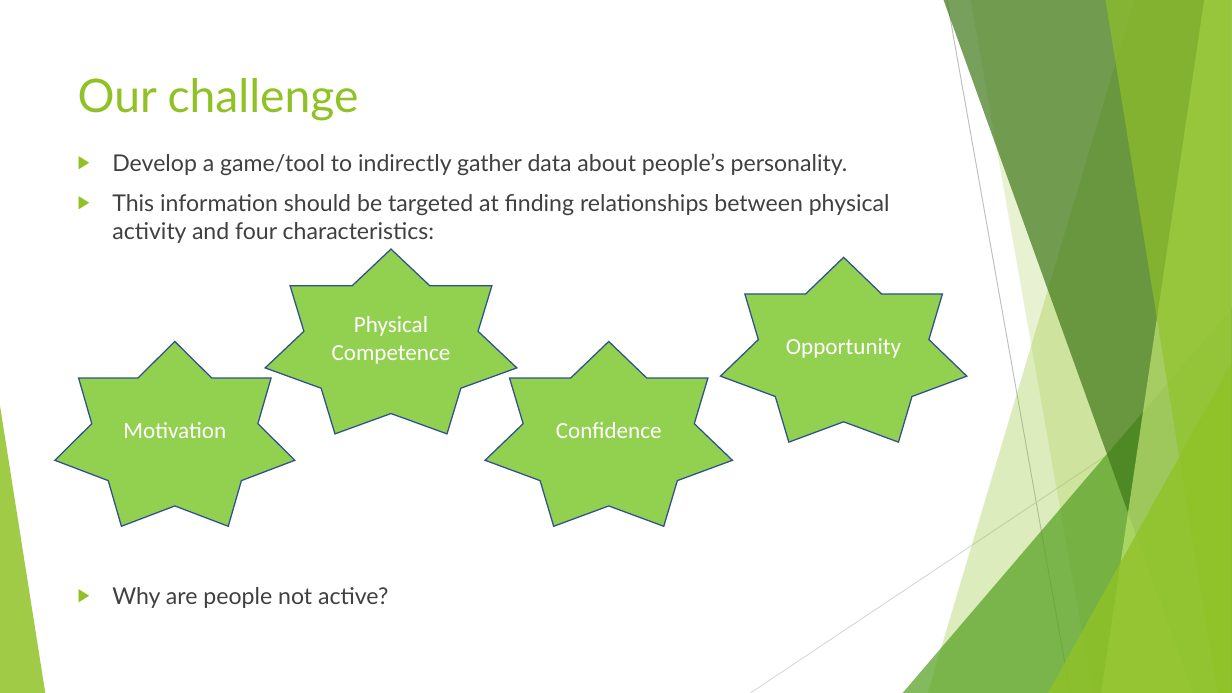
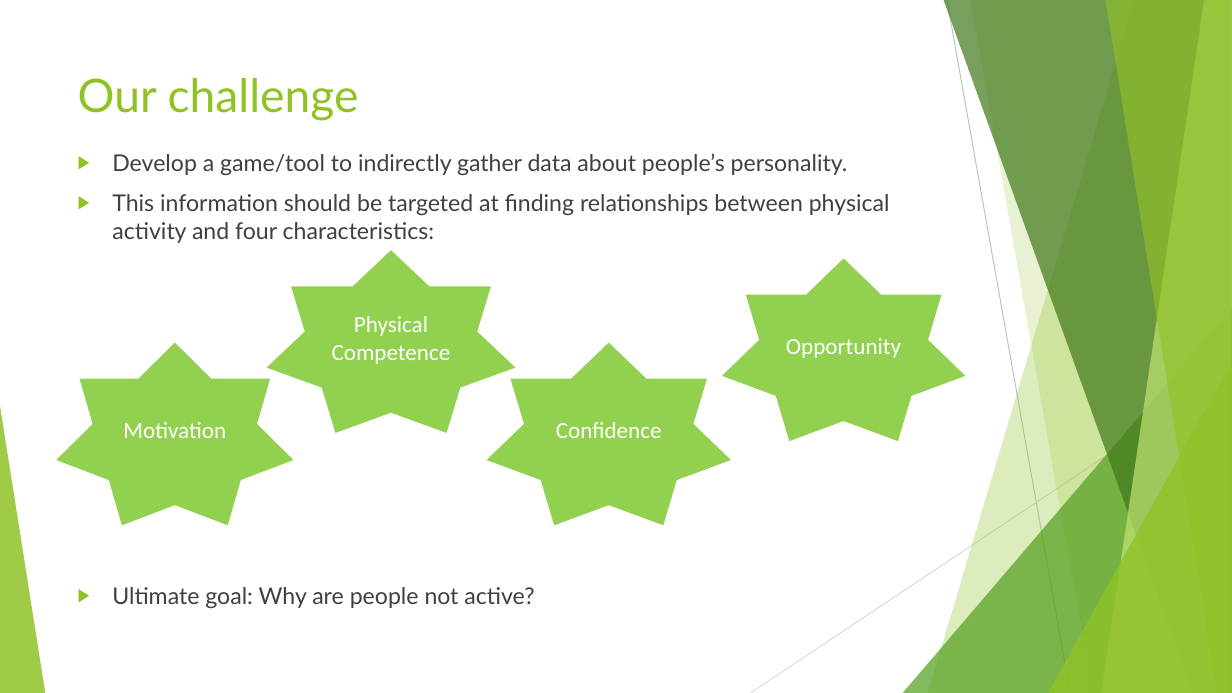
Before and after one commit to Glasgow19/team-12, a slide deck: slide 2 of The Choice.odp. Drawn at 1232x693 pixels with LibreOffice and Linux fonts; fonts in the diff are those of the drawing. Boxes give left, top, right and bottom in pixels: in the first picture for what was removed or moved away, otherwise in the second. Text is boxed around its words. In the diff, an @@ line names an element or a change of style, - is before the commit and + after.

```diff
--- a/The Choice.odp
+++ b/The Choice.odp
@@ outline #2F528F 0.99 pt to #FFFFFF 0.99 pt in 4 elements at <box>55,342,295,527</box>, <box>265,250,517,434</box>, <box>485,342,733,527</box>, <box>721,258,968,443</box> @@
@@ text at <box>112,587,534,608</box>: text changed @@
-▶ Why are people not active?
+▶ Ultimate goal: Why are people not active?
```
Also in this commit, not shown: 1 other slide changed, 6 slides added, 1 slide removed.
